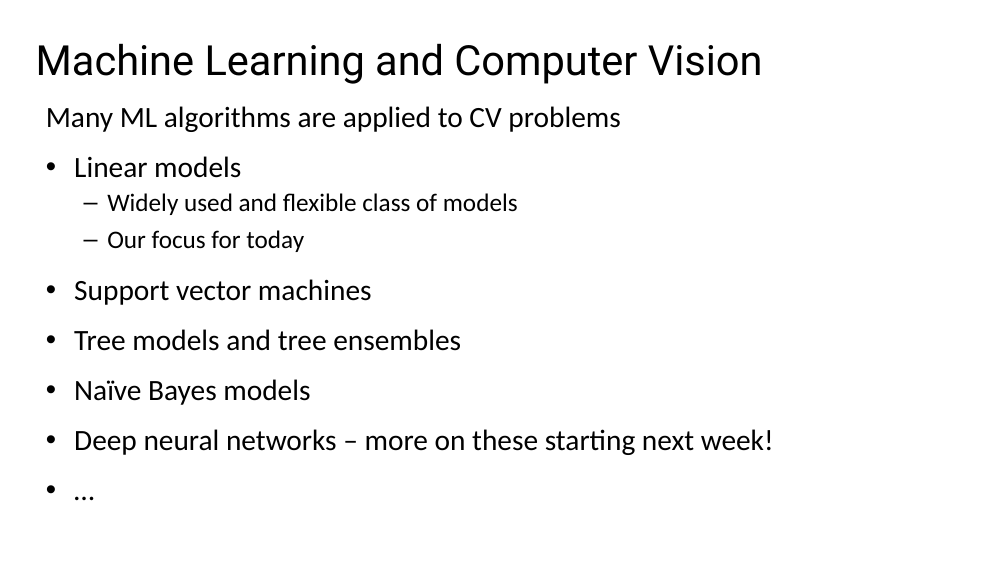
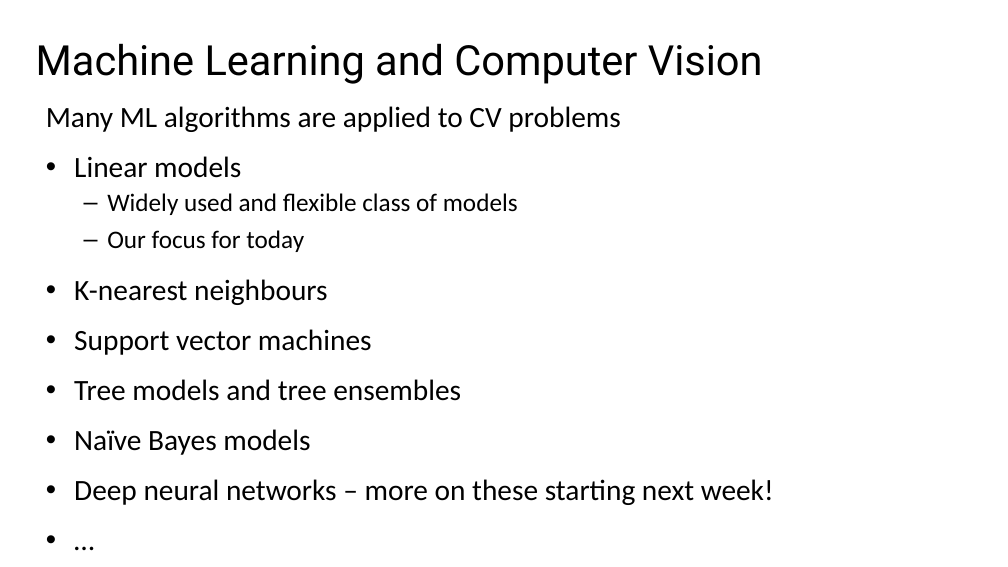
Before and after one commit to StephenElston/CSCI-E25, a slide deck: slide 3 of Slides/4_MachineLearningForCV.pptx (slide 4 before the commit). Drawn at 1008x567 pixels with LibreOffice and Linux fonts; fonts in the diff are those of the drawing. Boxes give left, top, right and bottom in pixels: in the first picture for what was removed or moved away, otherwise in the second. Text is boxed around its words. In the diff, an @@ line names an element or a change of style, - is before the commit and + after.

```diff
--- a/Slides/4_MachineLearningForCV.pptx
+++ b/Slides/4_MachineLearningForCV.pptx
@@ text at box(74, 279, 328, 305): paragraph added @@
+• K-nearest neighbours
```
Also in this commit, not shown: 2 other slides changed, 11 slides added.
